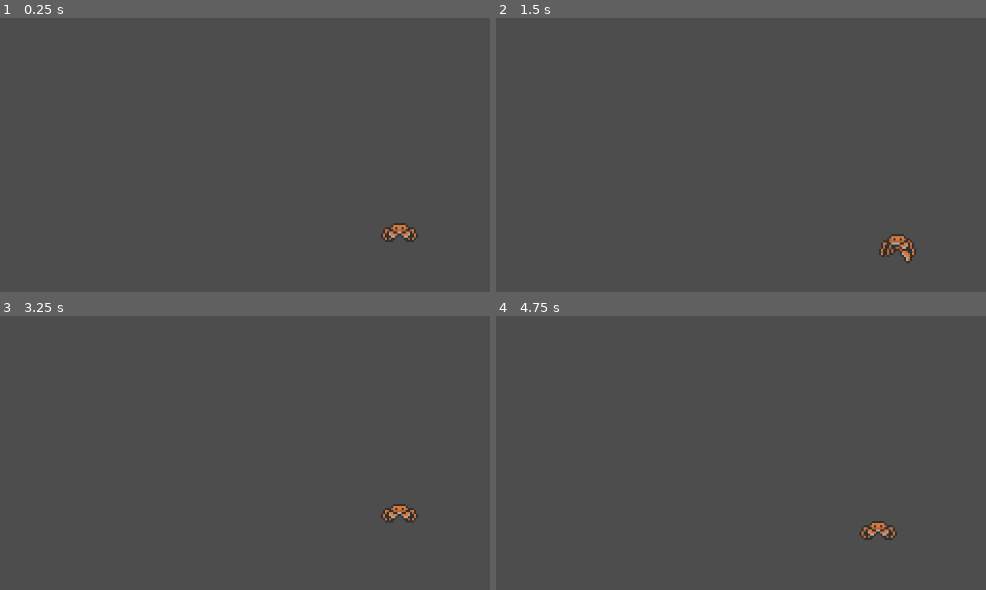
Above: before the commit, frames 1-4 (two rows, left to right).
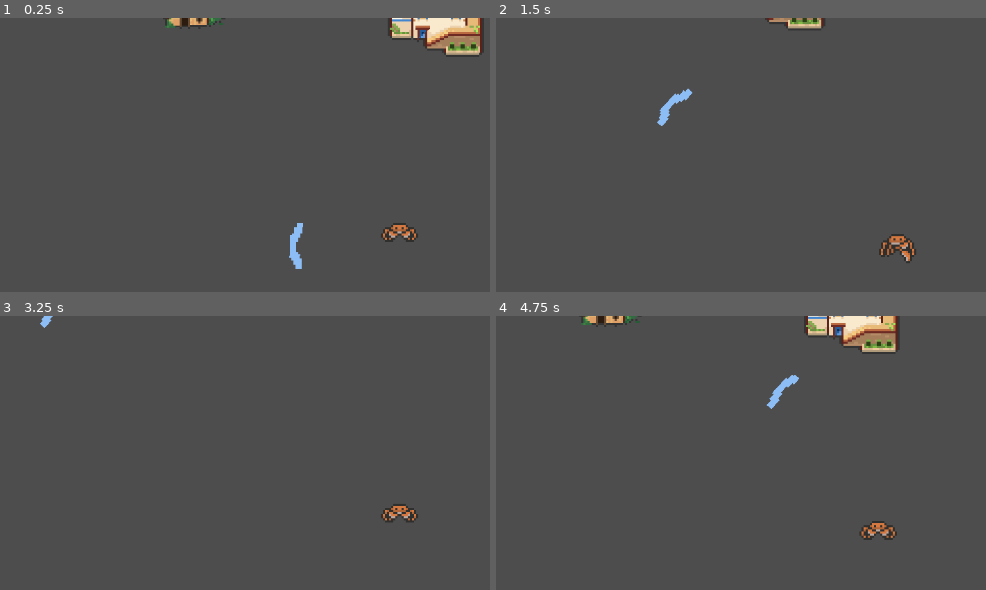
Above: after the commit, the same moments.

Repository: Bodin-IM/godot-game-gruppe-2
Game: Godot game, scene res://scenes/preWorld.tscn
Same seed, same stepped clock (60 frames per second), same inputs: the game is played once before the commit and once after it.
Inputs:
- Up to frame 1 (0.25 s): no input
- Up to frame 2 (1.5 s): hold Right (right) 0.53-1.28 s; tap Space (attack) at 0.6, 1.35 s; hold Down (down) from 1.28 s (still down)
- Up to frame 3 (3.25 s): release Down (down) at 2.03 s; hold Right (right) 2.03-2.78 s; tap Space (attack) at 2.1, 2.85 s; hold Up (up) from 2.78 s (still down)
- Up to frame 4 (4.75 s): release Up (up) at 3.53 s; hold Left (left) from 3.53 s (still down); tap Space (attack) at 3.6, 4.35 s

The runs differ from the first frame. In frame 1, 2.8% of the frame differs, in the area x 33-99%, y 0-92%; in frame 2, 0.7%; in frame 3, less than 0.1%; in frame 4, 2.7%.

Commit message:
begynte på orm
ormen kan bevege seg mot bygg
midlertidige orm sprites

Diff:
--- a/buildings/scenes/defense_tower.tscn
+++ b/buildings/scenes/defense_tower.tscn
@@ -10,6 +10,8 @@
 script = ExtResource("1_ww21i")
 
 [node name="Area2D" type="Area2D" parent="."]
+collision_layer = 0
+collision_mask = 0
 
 [node name="CollisionShape2D" type="CollisionShape2D" parent="Area2D"]
 shape = SubResource("RectangleShape2D_qcvv5")
--- a/buildings/scenes/main_building.tscn
+++ b/buildings/scenes/main_building.tscn
@@ -6,10 +6,12 @@
 [sub_resource type="RectangleShape2D" id="RectangleShape2D_eauhf"]
 size = Vector2(48, 48)
 
-[node name="Node2D" type="Node2D"]
+[node name="Node2D" type="Node2D" groups=["main_build_group"]]
 script = ExtResource("1_ugudt")
 
 [node name="Area2D" type="Area2D" parent="."]
+collision_layer = 32
+collision_mask = 0
 
 [node name="CollisionShape2D" type="CollisionShape2D" parent="Area2D"]
 shape = SubResource("RectangleShape2D_eauhf")
--- a/buildings/scenes/resource_storage_stone.tscn
+++ b/buildings/scenes/resource_storage_stone.tscn
@@ -10,6 +10,8 @@
 script = ExtResource("1_182i5")
 
 [node name="Area2D" type="Area2D" parent="."]
+collision_layer = 32
+collision_mask = 0
 
 [node name="CollisionShape2D" type="CollisionShape2D" parent="Area2D"]
 shape = SubResource("RectangleShape2D_deoav")
--- a/buildings/scenes/resource_storage_wood.tscn
+++ b/buildings/scenes/resource_storage_wood.tscn
@@ -10,6 +10,8 @@
 script = ExtResource("1_m30ej")
 
 [node name="Area2D" type="Area2D" parent="."]
+collision_layer = 32
+collision_mask = 0
 
 [node name="CollisionShape2D" type="CollisionShape2D" parent="Area2D"]
 shape = SubResource("RectangleShape2D_s07se")
--- a/buildings/scenes/ridder_krabber_hytte.tscn
+++ b/buildings/scenes/ridder_krabber_hytte.tscn
@@ -10,6 +10,8 @@
 script = ExtResource("1_ycdat")
 
 [node name="Area2D" type="Area2D" parent="."]
+collision_layer = 32
+collision_mask = 0
 
 [node name="CollisionShape2D" type="CollisionShape2D" parent="Area2D"]
 shape = SubResource("RectangleShape2D_qvxd7")
--- /dev/null
+++ b/scenes/orm.tscn
@@ -0,0 +1,168 @@
+[gd_scene load_steps=20 format=3 uid="uid://c01jn38ldum2i"]
+
+[ext_resource type="Texture2D" uid="uid://st1hjexvmaey" path="res://assets/characters/orm.png" id="1_g3kja"]
+[ext_resource type="Script" path="res://script/orm.gd" id="1_v5t7j"]
+
+[sub_resource type="CapsuleShape2D" id="CapsuleShape2D_gvofa"]
+radius = 4.0
+height = 22.0
+
+[sub_resource type="AtlasTexture" id="AtlasTexture_t0at5"]
+atlas = ExtResource("1_g3kja")
+region = Rect2(0, 96, 32, 32)
+
+[sub_resource type="AtlasTexture" id="AtlasTexture_5lolq"]
+atlas = ExtResource("1_g3kja")
+region = Rect2(32, 96, 32, 32)
+
+[sub_resource type="AtlasTexture" id="AtlasTexture_oxeol"]
+atlas = ExtResource("1_g3kja")
+region = Rect2(64, 96, 32, 32)
+
+[sub_resource type="AtlasTexture" id="AtlasTexture_nfas0"]
+atlas = ExtResource("1_g3kja")
+region = Rect2(96, 96, 32, 32)
+
+[sub_resource type="AtlasTexture" id="AtlasTexture_xgh8g"]
+atlas = ExtResource("1_g3kja")
+region = Rect2(0, 0, 32, 32)
+
+[sub_resource type="AtlasTexture" id="AtlasTexture_q08ve"]
+atlas = ExtResource("1_g3kja")
+region = Rect2(32, 0, 32, 32)
+
+[sub_resource type="AtlasTexture" id="AtlasTexture_8ysch"]
+atlas = ExtResource("1_g3kja")
+region = Rect2(64, 0, 32, 32)
+
+[sub_resource type="AtlasTexture" id="AtlasTexture_pg3fo"]
+atlas = ExtResource("1_g3kja")
+region = Rect2(96, 0, 32, 32)
+
+[sub_resource type="AtlasTexture" id="AtlasTexture_v7va4"]
+atlas = ExtResource("1_g3kja")
+region = Rect2(0, 32, 32, 32)
+
+[sub_resource type="AtlasTexture" id="AtlasTexture_mconn"]
+atlas = ExtResource("1_g3kja")
+region = Rect2(32, 32, 32, 32)
+
+[sub_resource type="AtlasTexture" id="AtlasTexture_hu281"]
+atlas = ExtResource("1_g3kja")
+region = Rect2(64, 32, 32, 32)
+
+[sub_resource type="AtlasTexture" id="AtlasTexture_1jwti"]
+atlas = ExtResource("1_g3kja")
+region = Rect2(96, 32, 32, 32)
+
+[sub_resource type="SpriteFrames" id="SpriteFrames_rf17g"]
+animations = [{
+"frames": [{
+"duration": 1.0,
+"texture": SubResource("AtlasTexture_t0at5")
+}, {
+"duration": 1.0,
+"texture": SubResource("AtlasTexture_5lolq")
+}, {
+"duration": 1.0,
+"texture": SubResource("AtlasTexture_oxeol")
+}, {
+"duration": 1.0,
+"texture": SubResource("AtlasTexture_nfas0")
+}],
+"loop": false,
+"name": &"attack",
+"speed": 12.0
+}, {
+"frames": [],
+"loop": true,
+"name": &"default",
+"speed": 5.0
+}, {
+"frames": [{
+"duration": 1.0,
+"texture": SubResource("AtlasTexture_xgh8g")
+}, {
+"duration": 1.0,
+"texture": SubResource("AtlasTexture_q08ve")
+}, {
+"duration": 1.0,
+"texture": SubResource("AtlasTexture_8ysch")
+}, {
+"duration": 1.0,
+"texture": SubResource("AtlasTexture_pg3fo")
+}],
+"loop": true,
+"name": &"idle",
+"speed": 3.0
+}, {
+"frames": [{
+"duration": 1.0,
+"texture": SubResource("AtlasTexture_v7va4")
+}, {
+"duration": 1.0,
+"texture": SubResource("AtlasTexture_mconn")
+}, {
+"duration": 1.0,
+"texture": SubResource("AtlasTexture_hu281")
+}, {
+"duration": 1.0,
+"texture": SubResource("AtlasTexture_1jwti")
+}],
+"loop": true,
+"name": &"walk",
+"speed": 6.0
+}]
+
+[sub_resource type="CapsuleShape2D" id="CapsuleShape2D_hy88r"]
+radius = 68.0
+height = 136.0
+
+[sub_resource type="CircleShape2D" id="CircleShape2D_6xg7q"]
+radius = 8.0
+
+[sub_resource type="CapsuleShape2D" id="CapsuleShape2D_tlb1c"]
+radius = 8.0
+height = 16.0
+
+[node name="orm" type="CharacterBody2D"]
+collision_layer = 8
+collision_mask = 0
+script = ExtResource("1_v5t7j")
+
+[node name="CollisionShape2D" type="CollisionShape2D" parent="."]
+rotation = 1.5708
+shape = SubResource("CapsuleShape2D_gvofa")
+
+[node name="AnimatedSprite2D" type="AnimatedSprite2D" parent="."]
+sprite_frames = SubResource("SpriteFrames_rf17g")
+animation = &"walk"
+
+[node name="VisionArea" type="Area2D" parent="."]
+collision_layer = 0
+collision_mask = 32
+
+[node name="CollisionShape2D" type="CollisionShape2D" parent="VisionArea"]
+modulate = Color(1, 1, 1, 0.337255)
+shape = SubResource("CapsuleShape2D_hy88r")
+
+[node name="AttackCheckArea" type="Area2D" parent="."]
+collision_layer = 0
+collision_mask = 32
+
+[node name="CollisionShape2D" type="CollisionShape2D" parent="AttackCheckArea"]
+modulate = Color(1, 1, 1, 0.419608)
+position = Vector2(11, 0)
+rotation = 1.5708
+shape = SubResource("CircleShape2D_6xg7q")
+
+[node name="AttackArea" type="Area2D" parent="."]
+collision_layer = 4
+collision_mask = 9
+
+[node name="CollisionShape2D" type="CollisionShape2D" parent="AttackArea"]
+rotation = 1.5708
+shape = SubResource("CapsuleShape2D_tlb1c")
+disabled = true
+
+[connection signal="animation_finished" from="AnimatedSprite2D" to="." method="_on_animated_sprite_2d_animation_finished"]
--- a/scenes/player.tscn
+++ b/scenes/player.tscn
@@ -5,8 +5,8 @@
 [ext_resource type="Texture2D" uid="uid://cc5jthfjdijhu" path="res://assets/characters/new_crab.png" id="2_t4uo2"]
 
 [sub_resource type="CapsuleShape2D" id="CapsuleShape2D_srrj8"]
-radius = 5.33333
-height = 21.3333
+radius = 4.0
+height = 18.0
 
 [sub_resource type="AtlasTexture" id="AtlasTexture_fs1dc"]
 atlas = ExtResource("2_t4uo2")
@@ -233,6 +233,7 @@
 [node name="Player" type="CharacterBody2D"]
 position = Vector2(32, 0)
 collision_layer = 2
+collision_mask = 33
 script = ExtResource("1_fe1nv")
 
 [node name="CollisionShape2D" type="CollisionShape2D" parent="."]
@@ -246,11 +247,11 @@
 animation = &"attack"
 centered = false
 
-[node name="Area2D" type="Area2D" parent="."]
+[node name="AttackArea" type="Area2D" parent="."]
 collision_layer = 4
 collision_mask = 9
 
-[node name="CollisionShape2D" type="CollisionShape2D" parent="Area2D"]
+[node name="CollisionShape2D" type="CollisionShape2D" parent="AttackArea"]
 position = Vector2(0, -5.33333)
 rotation = 1.5708
 shape = SubResource("CapsuleShape2D_p2r4v")
@@ -262,4 +263,5 @@
 position_smoothing_speed = 10.0
 
 [connection signal="animation_finished" from="AnimatedSprite2D" to="." method="_on_animated_sprite_2d_animation_finished"]
-[connection signal="area_entered" from="Area2D" to="." method="_on_area_2d_area_entered"]
+[connection signal="area_entered" from="AttackArea" to="." method="_on_area_2d_area_entered"]
+[connection signal="area_entered" from="AttackArea" to="." method="_on_attack_area_area_entered"]
--- a/scenes/preWorld.tscn
+++ b/scenes/preWorld.tscn
@@ -1,8 +1,28 @@
-[gd_scene load_steps=2 format=3 uid="uid://tc5itcvnha2"]
+[gd_scene load_steps=7 format=3 uid="uid://tc5itcvnha2"]
 
 [ext_resource type="PackedScene" uid="uid://dhdjm32hoc2hw" path="res://scenes/player.tscn" id="1_h1moy"]
+[ext_resource type="PackedScene" uid="uid://c01jn38ldum2i" path="res://scenes/orm.tscn" id="2_u22so"]
+[ext_resource type="PackedScene" uid="uid://dy6gheg0qga48" path="res://scenes/test_target.tscn" id="3_4o3be"]
+[ext_resource type="PackedScene" uid="uid://dr8b5l3bhx7hh" path="res://buildings/scenes/main_building.tscn" id="4_tens8"]
+[ext_resource type="PackedScene" uid="uid://cl5bbklandckr" path="res://buildings/scenes/defense_tower.tscn" id="5_2aj0w"]
+[ext_resource type="PackedScene" uid="uid://d3ng2q6c1qft0" path="res://buildings/scenes/resource_storage_wood.tscn" id="6_eijj7"]
 
 [node name="preWorld" type="Node2D"]
 
 [node name="Player" parent="." instance=ExtResource("1_h1moy")]
 position = Vector2(537, 405)
+
+[node name="orm" parent="." instance=ExtResource("2_u22so")]
+position = Vector2(485, 418)
+
+[node name="test_target" parent="." instance=ExtResource("3_4o3be")]
+position = Vector2(299, 391)
+
+[node name="Node2D" parent="." instance=ExtResource("4_tens8")]
+position = Vector2(490, 215)
+
+[node name="Node2D2" parent="." instance=ExtResource("5_2aj0w")]
+position = Vector2(440, 279)
+
+[node name="Node2D3" parent="." instance=ExtResource("6_eijj7")]
+position = Vector2(555, 293)
--- /dev/null
+++ b/scenes/test_target.tscn
@@ -0,0 +1,18 @@
+[gd_scene load_steps=3 format=3 uid="uid://dy6gheg0qga48"]
+
+[sub_resource type="RectangleShape2D" id="RectangleShape2D_kd6e3"]
+
+[sub_resource type="CanvasTexture" id="CanvasTexture_nd46d"]
+
+[node name="test_target" type="Area2D" groups=["buildings_group"]]
+z_index = -1
+collision_layer = 32
+collision_mask = 0
+
+[node name="CollisionShape2D" type="CollisionShape2D" parent="."]
+shape = SubResource("RectangleShape2D_kd6e3")
+
+[node name="Sprite2D" type="Sprite2D" parent="CollisionShape2D"]
+modulate = Color(0.858824, 0.709804, 0.482353, 1)
+scale = Vector2(20, 20)
+texture = SubResource("CanvasTexture_nd46d")
--- /dev/null
+++ b/script/orm.gd
@@ -0,0 +1,66 @@
+extends CharacterBody2D
+
+@onready var vision_area = $VisionArea
+@onready var attack_check_area = $AttackCheckArea
+@onready var animated_sprite_2d = $AnimatedSprite2D
+
+var movement_speed = 50
+var shmoovin = false
+var is_attacking = false
+
+
+# Called when the node enters the scene tree for the first time.
+func _ready():
+	pass # Replace with function body.
+
+
+# Called every frame. 'delta' is the elapsed time since the previous frame.
+func _process(delta):
+	pass
+
+func _physics_process(delta):
+	find_target()
+	handle_movement(delta)
+
+	move_and_slide()
+
+	update_animation()
+
+
+func find_target():
+	# sjekker om den finner noen bygg, collision sjekker bare layeret som heter "bygg
+	if vision_area.get_overlapping_areas():
+
+		# gjør det første bygget i arrayet med bygg til en variabel
+		var target_build = vision_area.get_overlapping_areas()[0].get_parent()
+		look_at(target_build.position)
+		print("BYGG")
+
+	elif get_tree().get_first_node_in_group("main_build_group"):
+		var main_build = get_tree().get_first_node_in_group("main_build_group")
+		print("MAIN")
+		look_at(main_build.position)
+
+
+
+func handle_movement(delta):
+	if attack_check_area.get_overlapping_areas():
+		shmoovin = false
+		is_attacking = true
+	else:
+		shmoovin = true
+		position += transform.x * movement_speed * delta
+
+
+
+
+func update_animation():
+	if shmoovin:
+		animated_sprite_2d.play("walk")
+	else:
+		animated_sprite_2d.play("idle")
+
+
+
+func _on_animated_sprite_2d_animation_finished():
+	is_attacking = false
--- a/script/player.gd
+++ b/script/player.gd
@@ -3,8 +3,8 @@
 
 const SPEED = 100.0
 @onready var animated_sprite_2d = $AnimatedSprite2D
-@onready var attack_area = $Area2D
-@onready var attack_shape = $Area2D/CollisionShape2D
+@onready var attack_area = $AttackArea
+@onready var attack_shape = $AttackArea/CollisionShape2D
 
 var is_attacking = false
 var moving_vertical = false
@@ -97,7 +97,7 @@
 	is_attacking = false
 
 
-func _on_area_2d_area_entered(area):
+func _on_attack_area_area_entered(area):
 	if area.is_in_group("ressurs_object"):
 		print("traff ressurs object")
 		area.on_hit()
Binary file added: assets/characters/orm.png
Not shown, added: assets/characters/orm.png.import
